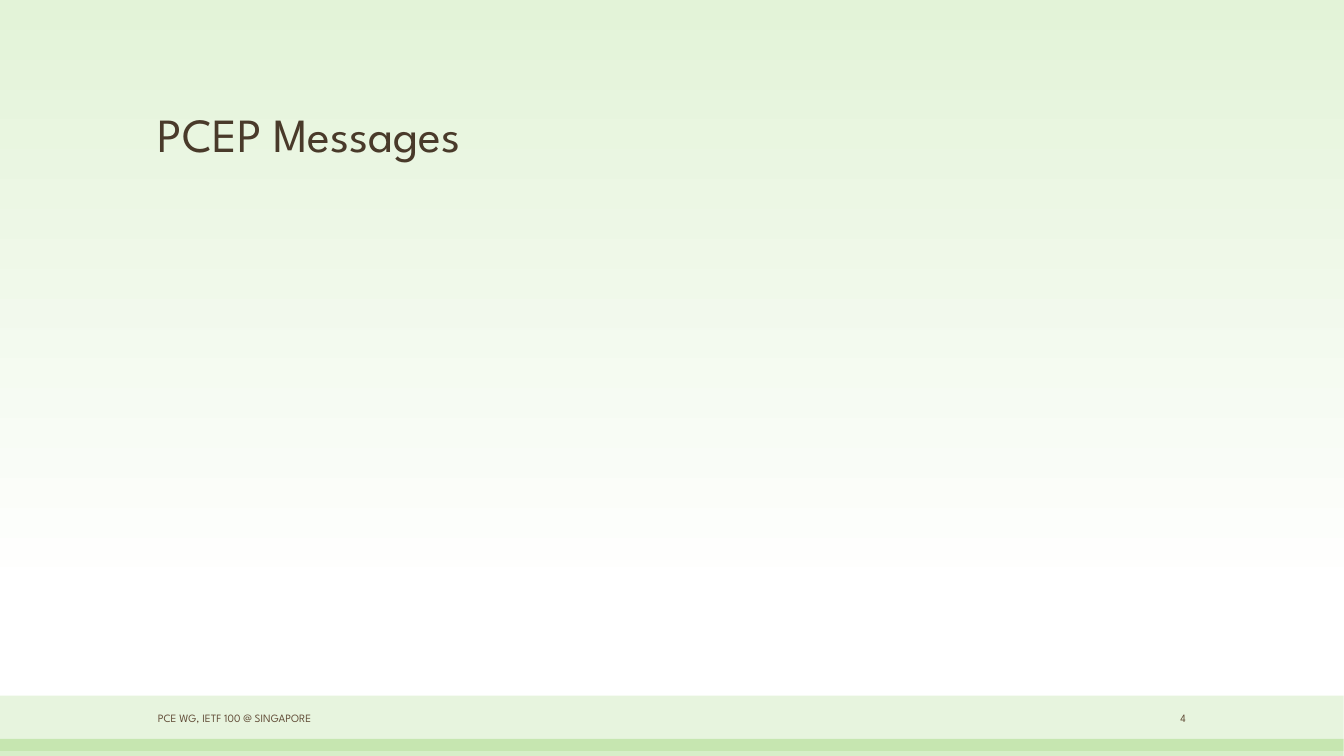
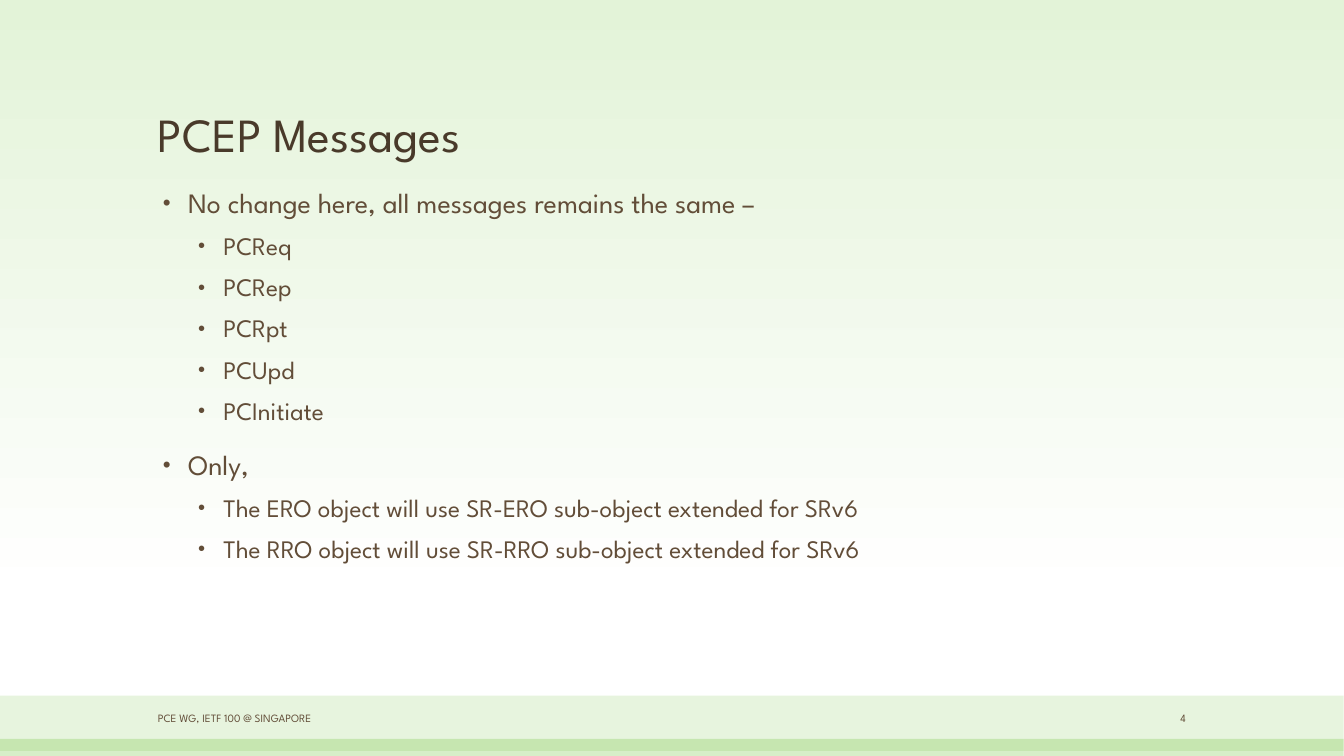
Before and after one commit to dhruvdhody-huawei/100, a slide deck: slide 4 of PCEP Extensions for Segment Routing leveraging the IPv6.pptx. Drawn at 1344x756 pixels with LibreOffice and Linux fonts; fonts in the diff are those of the drawing. Boxes give left, top, right and bottom in pixels: in the first picture for what was removed or moved away, otherwise in the second. Text is boxed around its words. In the diff, an @@ line names an element or a change of style, - is before the commit and + after.

```diff
--- a/PCEP Extensions for Segment Routing leveraging the IPv6.pptx
+++ b/PCEP Extensions for Segment Routing leveraging the IPv6.pptx
@@ text added at <box>188,193,859,564</box>, 18 pt, text #624D38 @@
+• No change here, all messages remains the same –
+  • PCReq
+  • PCRep
+  • PCRpt
+  • PCUpd
+  • PCInitiate
+• Only,
+  • The ERO object will use SR-ERO sub-object extended for SRv6
+  • The RRO object will use SR-RRO sub-object extended for SRv6
```
Also in this commit, not shown: 5 other slides changed, 1 other file.
